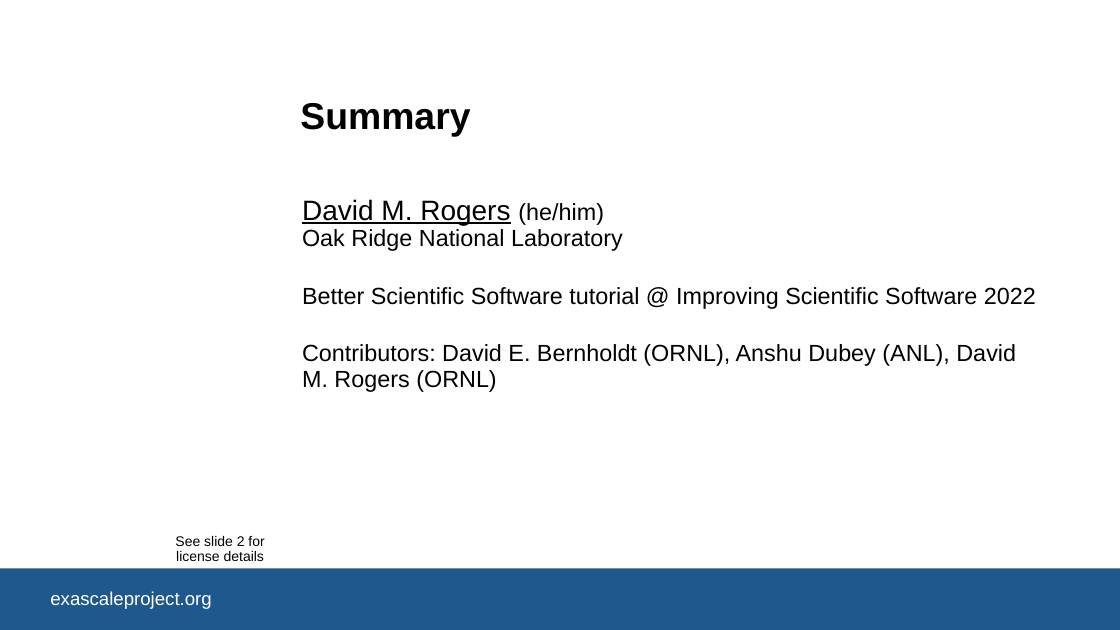
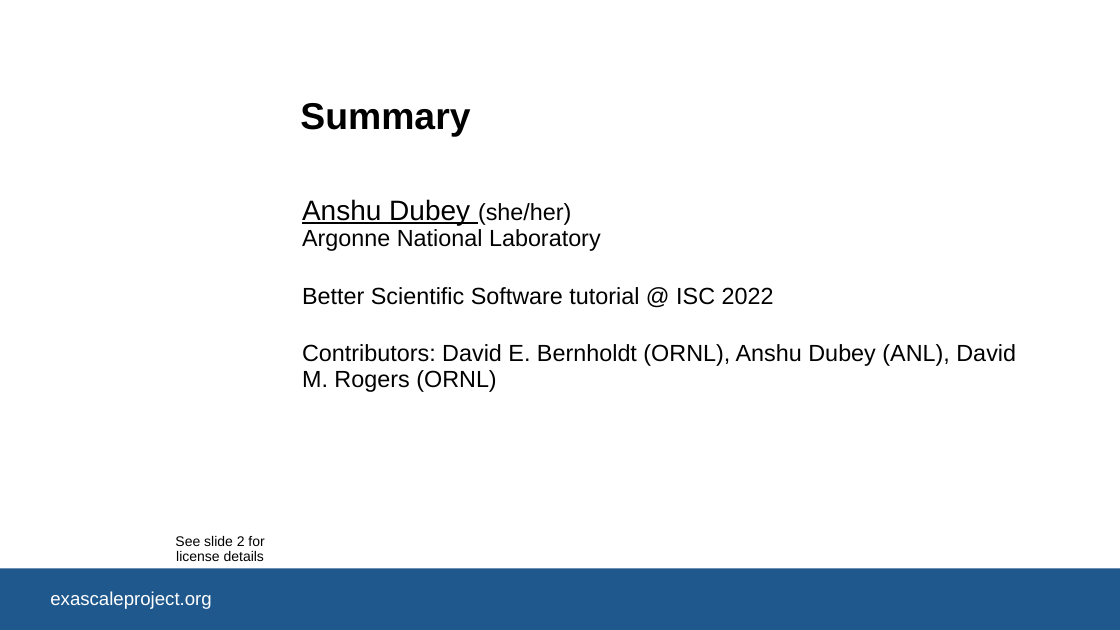
Before and after one commit to bssw-tutorial/presentations, a slide deck: slide 1 of summary.pptx. Drawn at 1120x630 pixels with LibreOffice and Linux fonts; fonts in the diff are those of the drawing; background and template pictures are left out. Boxes give left, top, right and bottom in pixels: in the first picture for what was removed or moved away, otherwise in the second. Text is boxed around its words. In the diff, an @@ line names an element or a change of style, - is before the commit and + after.

```diff
--- a/summary.pptx
+++ b/summary.pptx
@@ subtitle at (302,199,774,305): text changed @@
-David M. Rogers (he/him)
-Oak Ridge National Laboratory
-Better Scientific Software tutorial @ Improving Scientific Software 2022
+Anshu Dubey (she/her)
+Argonne National Laboratory
+Better Scientific Software tutorial @ ISC 2022
```
Also in this commit, not shown: 1 other slide changed, 6 other files.
